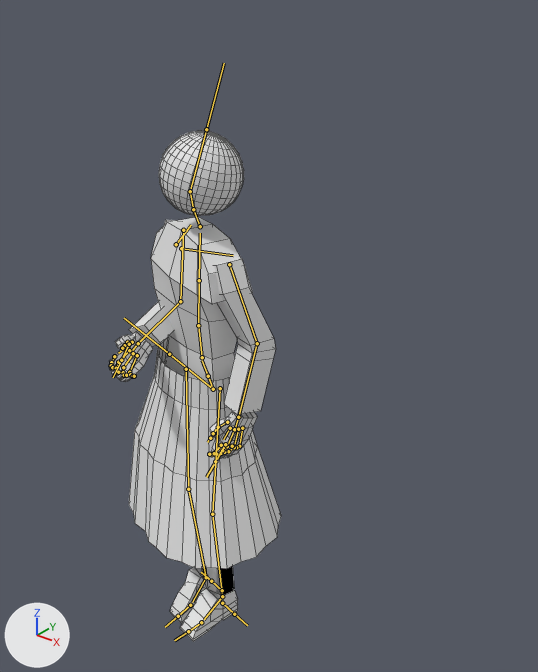
An edit to the FBX model Assets/art/Obstacles/ob_girl.fbx, drawn before and after from the same camera.
Before and after are seen from a 50 mm lens placed at (1.66, -1.68, 2.39), pointed at (0.03, 0.35, 1.12). Arrows for +X, +Y and +Z are at lower left; the lights stay in place. Both versions are drawn at frame 11 of the action 'girlSkel|girlInteract'; the numbers are the values there. The bones that bend it are drawn over the model as lines. Mesh edges are drawn as thin lines.

The first picture shows 'girl'.
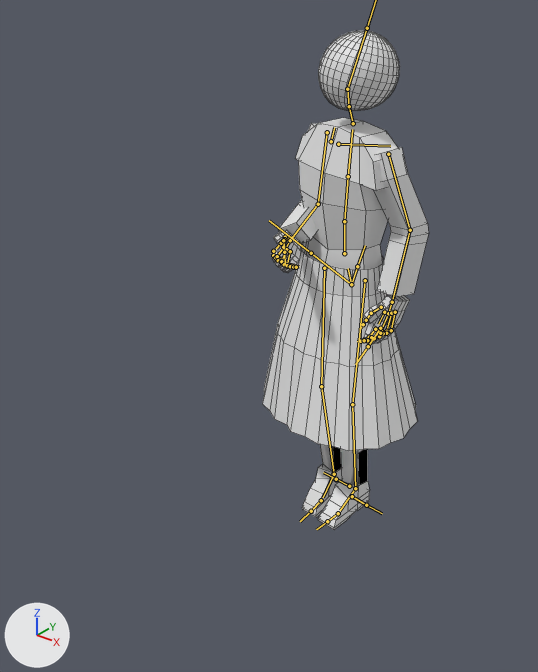
What the commit changed:
Bone 'spine' (bone_spine) moves from (0.0, 0.0, 0.0) to (0.102, 0.004, -0.785).
Bone 'spine' (bone_spine) turns from (2, -8, 2) to (4, -6, 3) degrees about its own x, y and z.
Bone 'spine' (bone_spine) is rescaled from (1.0, 1.0, 1.0) to (1.1, 1.05, 1.1).

Changed parts and their boxes (x1, y1, x2, y2) in the pictures (538 x 672 px):
'girl', posed: before (109, 131, 281, 642); after (262, 30, 429, 530)
bone 'spine', root to tip: before (213, 389) to (207, 372); after (351, 284) to (348, 268)
